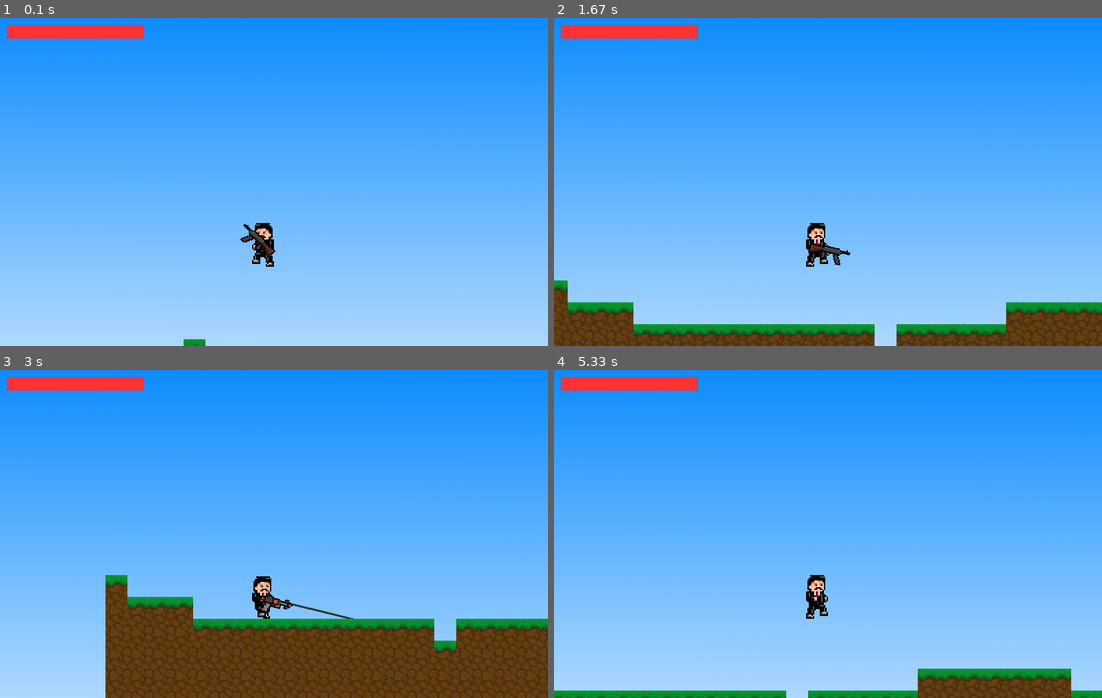
Above: before the commit, frames 1-4 (two rows, left to right).
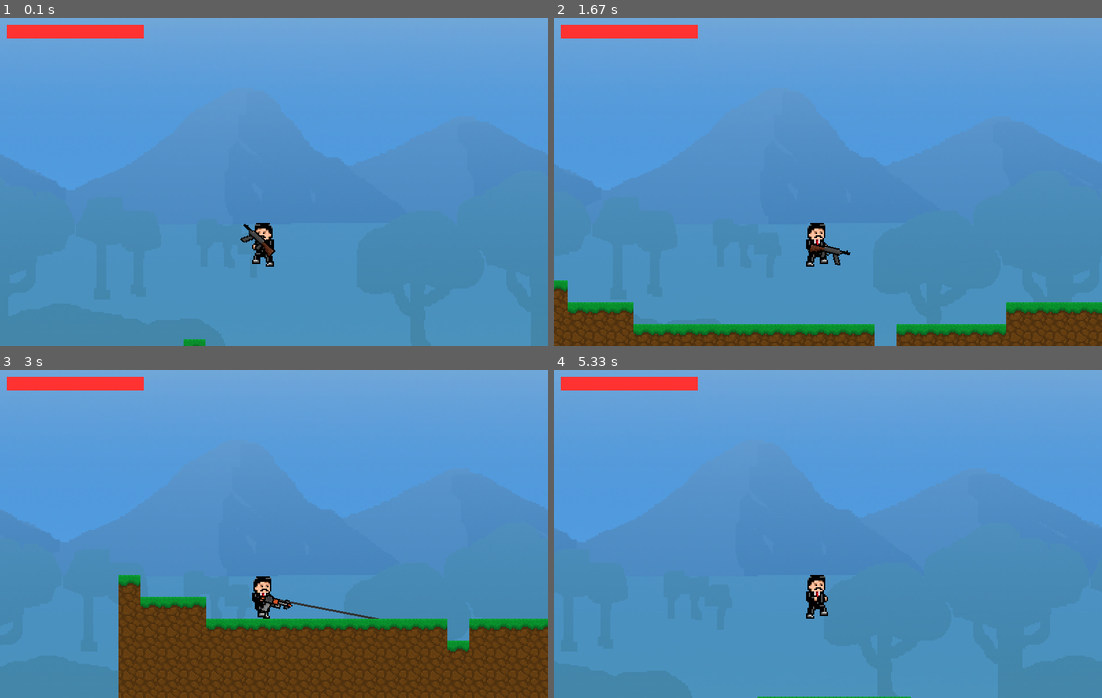
Above: after the commit, the same moments.

Repository: kevalbhavsar14/pygame-platformer
Game: pygame game, started from main.py
Two runs of this game, one before a commit and one after it. Both use one fixed random seed, a clock stepped at 60 frames per second and the inputs below.
Inputs (mouse positions are in pixels of both pictures, inside the frame that each line leads up to):
- Up to frame 1 (0.1 s): no input
- Up to frame 2 (1.67 s): hold D 0.33-0.8 s; move the mouse to (806, 195) at 0.37 s; press the mouse at (658, 257) at 0.87 s; move the mouse to (784, 162) at 0.97 s; release the mouse at (910, 67) at 1.1 s; hold D 1.17-1.63 s; tap Space at 1.23, 1.53 s; click (1030, 296) at 1.25 s
- Up to frame 3 (3 s): hold A 1.67-2.2 s; tap Space at 1.73, 2.03, 2.3, 2.6, 2.73 s; click (284, 422) at 1.75 s; hold A 2.23-2.63 s; click (279, 570) at 2.32 s; tap E at 2.38 s; hold D from 2.67 s (still down); click (482, 658) at 2.75 s
- Up to frame 4 (5.33 s): tap Space at 3.03, 3.4, 3.8, 4.1, 4.3, 4.6, 4.8, 5.1, 5.3 s; release D at 3.3 s; hold S 3.33-3.7 s; click (740, 425) at 3.42 s; hold A 3.73-4.2 s; click (619, 461) at 3.82 s; tap E at 3.88 s; hold D 4.23-4.7 s; click (652, 566) at 4.32 s; hold D 4.73-5.2 s; click (1019, 599) at 4.82 s; hold A from 5.23 s (still down); click (849, 520) at 5.32 s

The runs differ from the first frame. In frame 1, 98% of the frame differs, in the area x 0-100%, y 0-100%; in frame 2, 90%; in frame 3, 80%; in frame 4, 99%.

Commit message:
Parallax background added.

Diff:
--- a/main.py
+++ b/main.py
@@ -21,17 +21,30 @@
 
     def setup(self) -> None:
         self.player = Player(100, 300)
-        # self.blocks = generateMap('levels/level.txt')
+        self.gravity = pg.Vector2(0, 1)
+
         self.blocks = generateTerrain(100, 15)
         self.camera = pg.Vector2(0, 0)
-        self.background = pg.image.load('background.png').convert()
+
+        # backgournd
+        sky = pg.transform.scale(pg.image.load('background/sky.png').convert_alpha(), (self.width, self.height))
+        mountains = pg.transform.scale(pg.image.load('background/mountains.png').convert_alpha(), (self.width, self.height))
+        ground = pg.transform.scale(pg.image.load('background/ground.png').convert_alpha(), (self.width, self.height))
+        overlay = pg.transform.scale(pg.image.load('background/overlay.png').convert_alpha(), (self.width, self.height))
+        self.background = {'sky':sky, 'mountains':mountains, 'ground':ground, 'overlay':overlay}
 
     def main_loop(self) -> None:
 
         # set background
-        self.screen.blit(self.background, (0, 0))
+        self.screen.blit(self.background['sky'], (0, 0))
+        self.screen.blit(self.background['mountains'], (-(self.camera.x / 10) % self.width, 0))
+        self.screen.blit(self.background['mountains'], (-(self.camera.x / 10) % self.width - self.width, 0))
+        self.screen.blit(self.background['ground'], (-(self.camera.x / 5) % self.width, 0))
+        self.screen.blit(self.background['ground'], (-(self.camera.x / 5) % self.width - self.width, 0))
+        self.screen.blit(self.background['overlay'], (0, 0))
 
         # update player
+        self.player.applyForce(self.gravity)
         self.player.update()
         self.player.useWeapon(self.blocks)
 
--- a/player.py
+++ b/player.py
@@ -10,7 +10,7 @@
         self.spawn = pg.Vector2(x, y)
         self.pos = pg.Vector2(x, y)
         self.vel = pg.Vector2(0, 0)
-        self.acc = pg.Vector2(0, 1)
+        self.acc = pg.Vector2(0, 0)
         self.tPos = pg.Vector2(400 - self.width/2, 300)
 
         # textures
@@ -44,11 +44,9 @@
         maxVel = 20
         self.pos += self.vel
         self.vel += self.acc
-        self.fallHeight += self.acc.y
-        if self.onGround: self.fallHeight = 0
+        self.acc.update(0, 0)
         if self.vel.length() > maxVel:
             self.vel.scale_to_length(maxVel)
-        if self.fallHeight < 0: self.fallHeight = 0
         if self.health <= 0:
             self.respawn()
 
@@ -56,37 +54,8 @@
 
         self.move()
 
-    def draw(self, screen):
-        self.animation()
-
-        image = self.image.copy() if self.aim < 90 and self.aim > -90 else pg.transform.flip(self.image, True, False)
-        if self.takingDmg: image.fill((255,0,0))
-        self.takingDmg = False
-        screen.blit(image, (self.tPos.x, self.tPos.y))
-        if self.weapon: self.weapon.draw(screen, self.aim, self.pos, self.tPos)
-
-    def translate(self, point):
-        self.tPos = self.pos - point
-
-    def animation(self):
-        if not self.onGround:
-            self.image = self.walk[0]
-        elif self.isWalking:
-            self.image = self.walk[int(self.walkIx)]
-            self.walkIx += 0.2 if self.isSprinting else 0.1
-            if self.walkIx >= len(self.walk):
-                self.walkIx = 0
-        else:
-            self.image = self.idle
-
-    def drawHud(self, screen):
-        # health
-        bg = pg.Surface((200,20))
-        bg.fill((100,100,100))
-        hp = pg.Surface((self.health * 10, 20))
-        hp.fill((255,50,50))
-        screen.blit(bg, (10,10))
-        screen.blit(hp, (10,10))
+    def applyForce(self, force):
+        self.acc += force
 
     def collide(self, object):
         onGround = False
@@ -156,9 +125,9 @@
         if self.weapon:
             if pg.mouse.get_pressed()[0]:
                 self.weapon.fire(self.pos.x + self.width/2, self.pos.y + self.height/2, self.aim)
-            vel = self.weapon.update(self.pos, blocks)
-            if vel:
-                self.pos += vel
+            pull = self.weapon.update(self.pos, blocks)
+            if pull:
+                self.applyForce(pull)
 
     def placeBlock(self, blocks):
         x, y = pg.mouse.get_pos()
@@ -169,3 +138,35 @@
             if block.pos.x == x and block.pos.y == y:
                 return None
         return Block(x, y, 32, 32, 'metal')
+
+    def draw(self, screen):
+        self.animation()
+
+        image = self.image.copy() if self.aim < 90 and self.aim > -90 else pg.transform.flip(self.image, True, False)
+        if self.takingDmg: image.fill((255,0,0))
+        self.takingDmg = False
+        screen.blit(image, (self.tPos.x, self.tPos.y))
+        if self.weapon: self.weapon.draw(screen, self.aim, self.pos, self.tPos)
+
+    def translate(self, point):
+        self.tPos = self.pos - point
+
+    def animation(self):
+        if not self.onGround:
+            self.image = self.walk[0]
+        elif self.isWalking:
+            self.image = self.walk[int(self.walkIx)]
+            self.walkIx += 0.2 if self.isSprinting else 0.1
+            if self.walkIx >= len(self.walk):
+                self.walkIx = 0
+        else:
+            self.image = self.idle
+
+    def drawHud(self, screen):
+        # health
+        bg = pg.Surface((200,20))
+        bg.fill((100,100,100))
+        hp = pg.Surface((self.health * 10, 20))
+        hp.fill((255,50,50))
+        screen.blit(bg, (10,10))
+        screen.blit(hp, (10,10))
--- a/weapon.py
+++ b/weapon.py
@@ -74,7 +74,7 @@
             if self.hook.isStuck:
                 vel = pg.Vector2(self.hook.pos - pos)
                 vel.scale_to_length(20)
-                if d < 50  or pg.key.get_pressed()[pg.K_s]:
+                if d < 100 or pg.key.get_pressed()[pg.K_s]:
                     self.hook = None
                 return vel
             return None
Binary file removed: background.png
Binary file added: background/ground.png
Binary file added: background/mountains.png
Binary file added: background/overlay.png
Binary file added: background/sky.png
